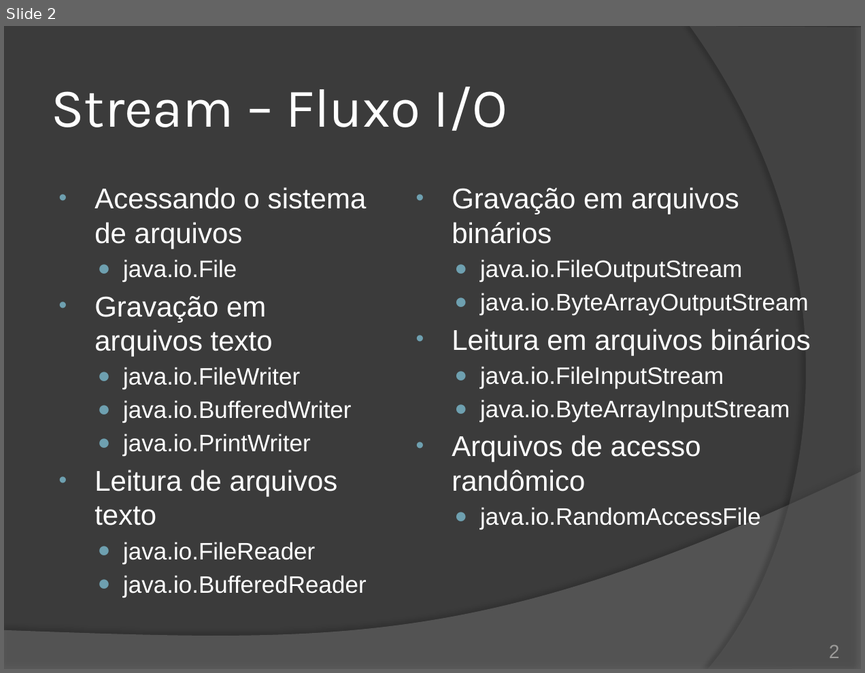
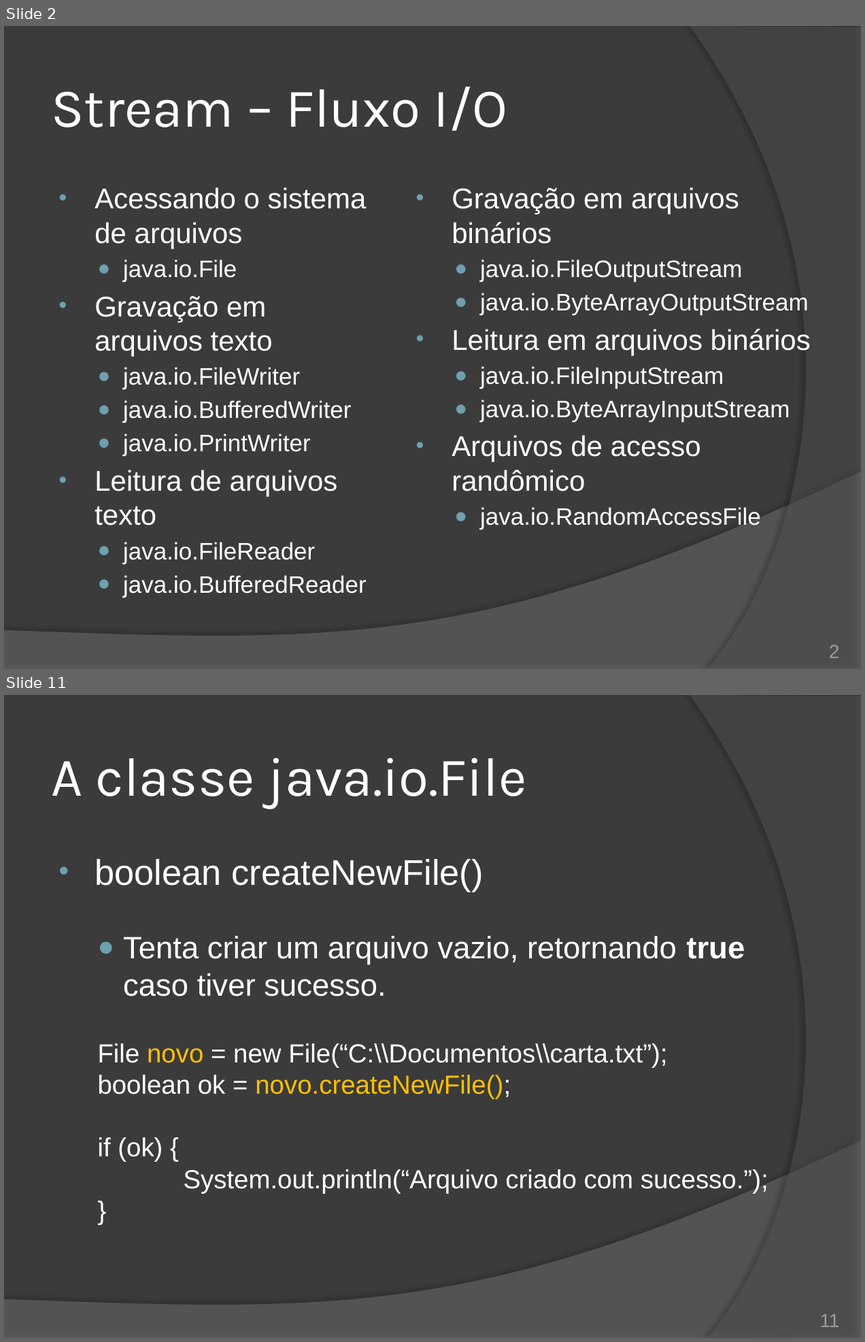
Before and after one commit to duchesqui/slzvieira-training, a slide deck: 2-Java-Programmer-Modulo-II/16.Capitulo10.pptx. Shown one above the other, each under a label of ours: slide 2 before the commit, slides 2 and 11 after it; the slides between them are not shown. The pictures are 865x673 and 865x1342 pixels, drawn with LibreOffice and Linux fonts; fonts in the diff are those of the drawing. Boxes give left, top, right and bottom in pixels: in the first picture for what was removed or moved away, otherwise in the second. Text is boxed around its words. In the diff, an @@ line names an element or a change of style, - is before the commit and + after.

Commit message:
Capítulo 10: Java I/O - Manipulação do sistema de arquivos com a classe File

```diff
--- a/2-Java-Programmer-Modulo-II/16.Capitulo10.pptx
+++ b/2-Java-Programmer-Modulo-II/16.Capitulo10.pptx
@@ slide 11 added at [4,695,861,1338], background #3B3B3B; not listed: 2 template elements that a slide beside it also shows @@
@@ title added at [51,758,527,809], 46 pt, text #FFFFFF @@
+A classe java.io.File
@@ text added at [94,859,768,1193], 22 pt, text #FFFFFF @@
+• boolean createNewFile()
+  ● Tenta criar um arquivo vazio, retornando true caso tiver sucesso.
+File novo = new File(“C:\\Documentos\\carta.txt”);
+boolean ok = novo.createNewFile();
+if (ok) {
+System.out.println(“Arquivo criado com sucesso.”);
+}
@@ page number added at [820,1314,840,1327], 16 pt, text #9D9B9A @@
+11
```
Also in this commit, not shown: 2 slides changed, 20 other slides added.
